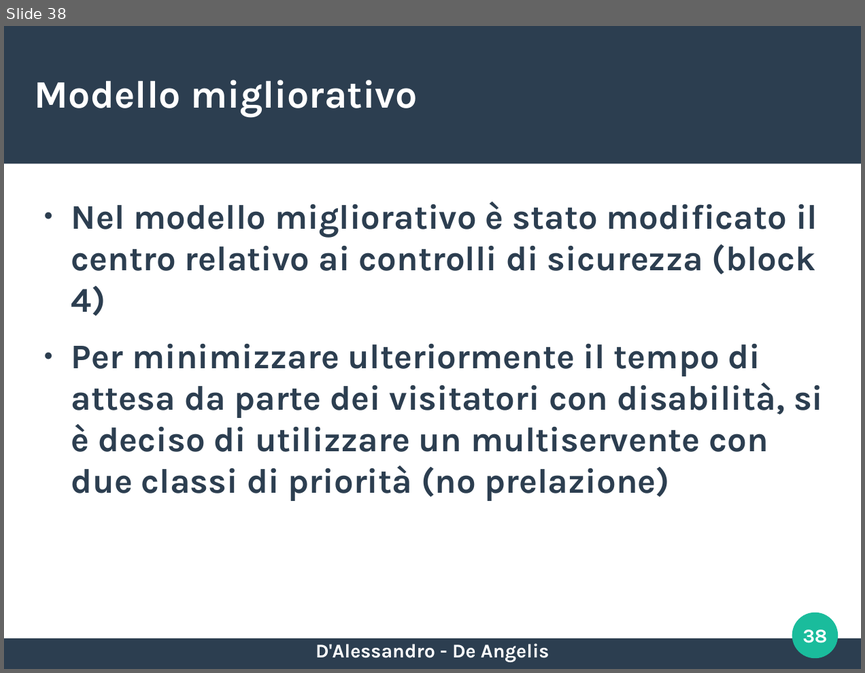
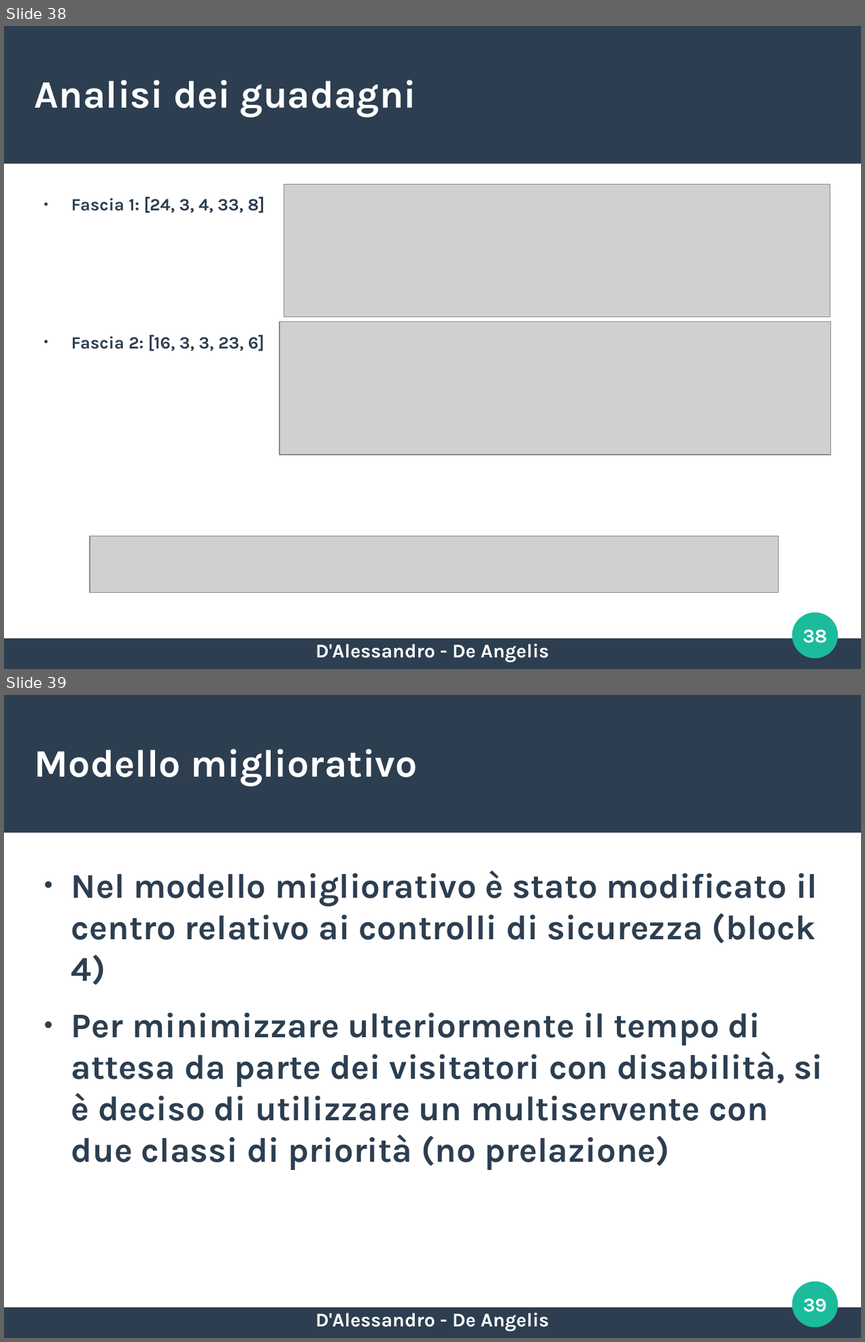
Before and after one commit to EnricoDAlessandro97UNI/DisneyWorld, a slide deck: presentazione.odp. Shown one above the other, each under a label of ours: slide 38 before the commit, slides 38 and 39 after it. The pictures are 865x673 and 865x1342 pixels, drawn with LibreOffice and Linux fonts; fonts in the diff are those of the drawing; grey boxes stand for pictures. Boxes give left, top, right and bottom in pixels: in the first picture for what was removed or moved away, otherwise in the second. Text is boxed around its words. In the diff, an @@ line names an element or a change of style, - is before the commit and + after.

```diff
--- a/presentazione.odp
+++ b/presentazione.odp
@@ slide 38 added at <box>4,26,861,669</box>, background #FFFFFF; not listed: 3 template elements that a slide beside it also shows @@
@@ title added at <box>35,80,417,117</box>, 36 pt, text #FFFFFF, bold @@
+Analisi dei guadagni
@@ picture added at <box>284,184,830,317</box> @@
@@ text added at <box>71,197,264,213</box>, 16 pt, text #2C3E50, bold @@
+● Fascia 1: [24, 3, 4, 33, 8]
@@ picture added at <box>279,321,830,454</box> @@
@@ text added at <box>71,335,264,351</box>, 16 pt, text #2C3E50, bold @@
+● Fascia 2: [16, 3, 3, 23, 6]
@@ picture added at <box>90,536,779,593</box> @@
@@ page number added at <box>802,629,827,643</box>, 18 pt, text #FFFFFF, bold @@
+38
@@ text added at <box>315,643,549,662</box>, 18 pt, text #FFFFFF, bold @@
+D'Alessandro - De Angelis
@@ what was slide 38 is now slide 39 @@
@@ page number at <box>803,1298,827,1312</box>: text changed @@
-38
+39
```
Also in this commit, not shown: 11 slides changed, 8 other files.
